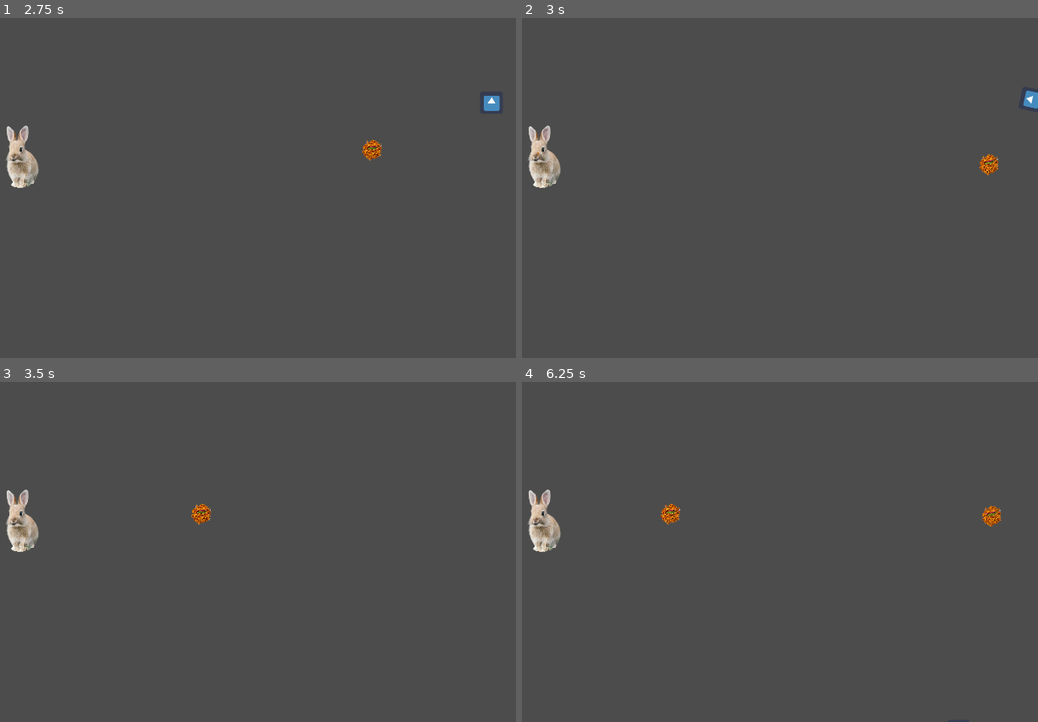
Above: before the commit, frames 1-4 (two rows, left to right).
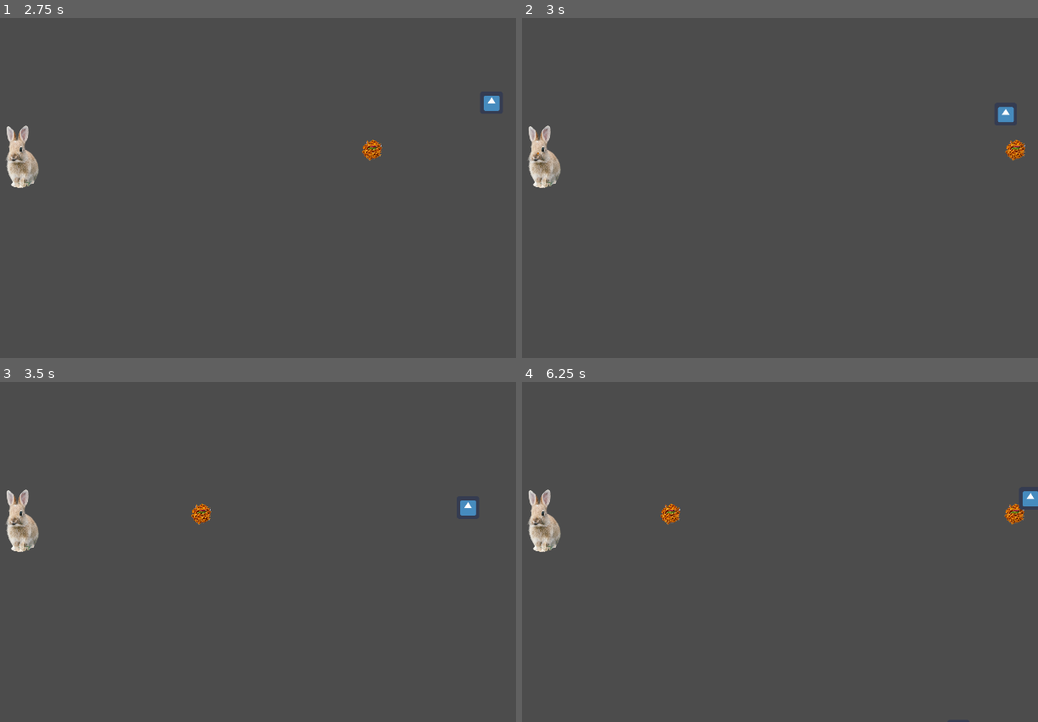
Above: after the commit, the same moments.

Repository: Vytautas-Hermann/GJ-2020
Game: Godot game, scene res://src/scenes/Main.tscn
The game is run twice, just before and just after one commit, with the same random seed, the same clock (stepped at 60 frames per second) and the same inputs. This scene is started directly instead of the project's main scene. The engine's default icon, where the game draws it, is replaced by a stand-in: a white triangle on a blue panel in a dark square.
Inputs:
- Up to frame 1 (2.75 s): tap Enter at 0.5 s
- Up to frame 2 (3 s): no input
- Up to frame 3 (3.5 s): no input
- Up to frame 4 (6.25 s): no input

Frame 1 is identical in both runs. In frame 2, 0.6% of the frame differs, in the area x 88-100%, y 21-47%; in frame 3, 0.1%; in frame 4, 0.5%.

Commit message:
collision and bulletsize correct

Diff:
--- a/src/scenes/bullet.tscn
+++ b/src/scenes/bullet.tscn
@@ -14,15 +14,14 @@
 } ]
 
 [node name="bullet" type="RigidBody2D"]
-scale = Vector2( 0.2, 0.2 )
 gravity_scale = 0.0
 contact_monitor = true
 linear_damp = 0.0
 script = ExtResource( 1 )
 
 [node name="CollisionShape2D" type="CollisionShape2D" parent="."]
-position = Vector2( 0, -50 )
-scale = Vector2( 15, 15 )
+position = Vector2( 0, -12 )
+scale = Vector2( 3, 3 )
 shape = SubResource( 1 )
 
 [node name="AnimatedSprite" type="AnimatedSprite" parent="."]
--- a/src/scripts/Tower.gd
+++ b/src/scripts/Tower.gd
@@ -18,6 +18,7 @@
 	var direction = deg2rad(0)
 	bullet.position = Vector2(0,0)
 	bullet.linear_velocity = Vector2(float(firespeed * bullet.aerodynamical_slowfactor), 0).rotated(direction)
+	bullet.set_scale(Vector2(0.2,0.2))
 
 
 # Called every frame. 'delta' is the elapsed time since the previous frame.
